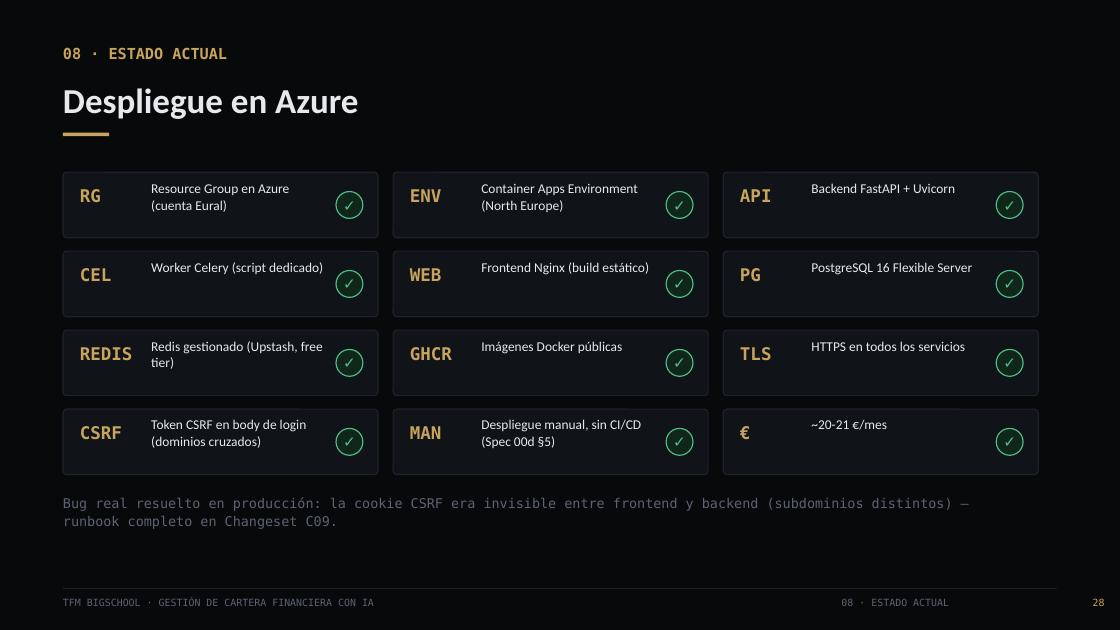
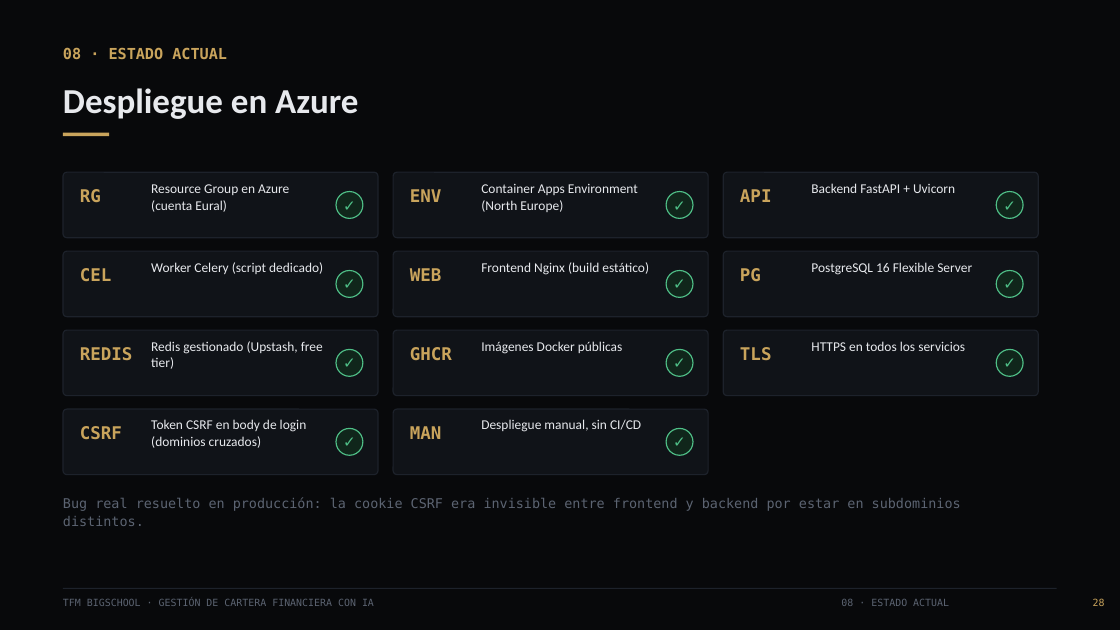
Before and after one commit to romercepeda/TFM_BigSchool, a slide deck: slide 29 of presentacion/TFM_BigSchool_Presentacion.pptx. Drawn at 1120x630 pixels with LibreOffice and Linux fonts; fonts in the diff are those of the drawing. Boxes give left, top, right and bottom in pixels: in the first picture for what was removed or moved away, otherwise in the second. Text is boxed around its words. In the diff, an @@ line names an element or a change of style, - is before the commit and + after.

```diff
--- a/presentacion/TFM_BigSchool_Presentacion.pptx
+++ b/presentacion/TFM_BigSchool_Presentacion.pptx
@@ text at box(481, 419, 641, 432): text changed @@
-Despliegue manual, sin CI/CD (Spec 00d §5)
+Despliegue manual, sin CI/CD
@@ rounded rectangle removed at box(723, 409, 1038, 475) @@
@@ text removed at box(740, 419, 816, 461) @@
-€
@@ text removed at box(811, 420, 887, 430) @@
-~20-21 €/mes
@@ ellipse removed at box(996, 429, 1023, 455) @@
-✓
@@ text at box(63, 497, 961, 526): text changed @@
-Bug real resuelto en producción: la cookie CSRF era invisible entre frontend y backend (subdominios distintos) — runbook completo en Changeset C09.
+Bug real resuelto en producción: la cookie CSRF era invisible entre frontend y backend por estar en subdominios distintos.
```
Also in this commit, not shown: 12 other slides changed, 27 other files.
